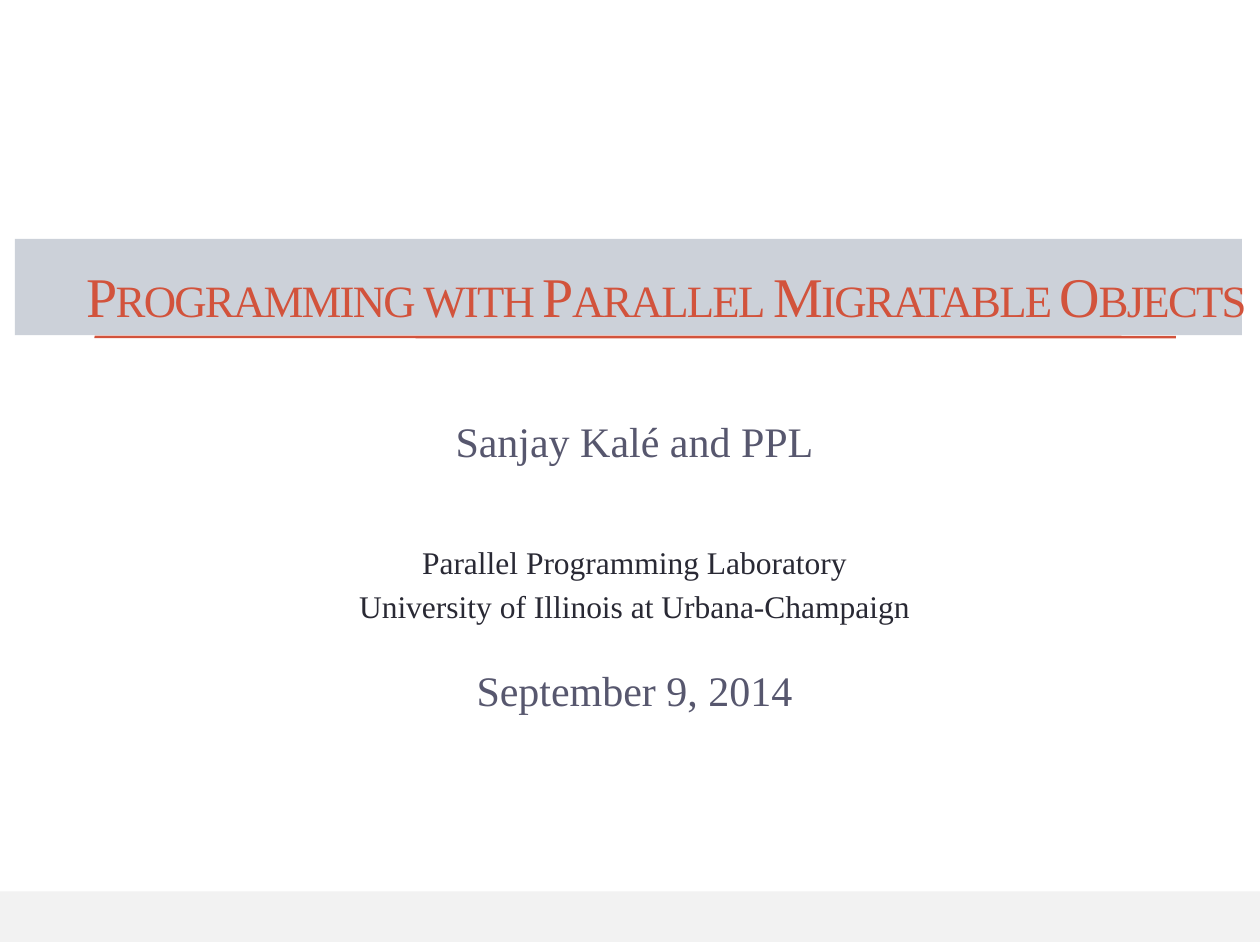
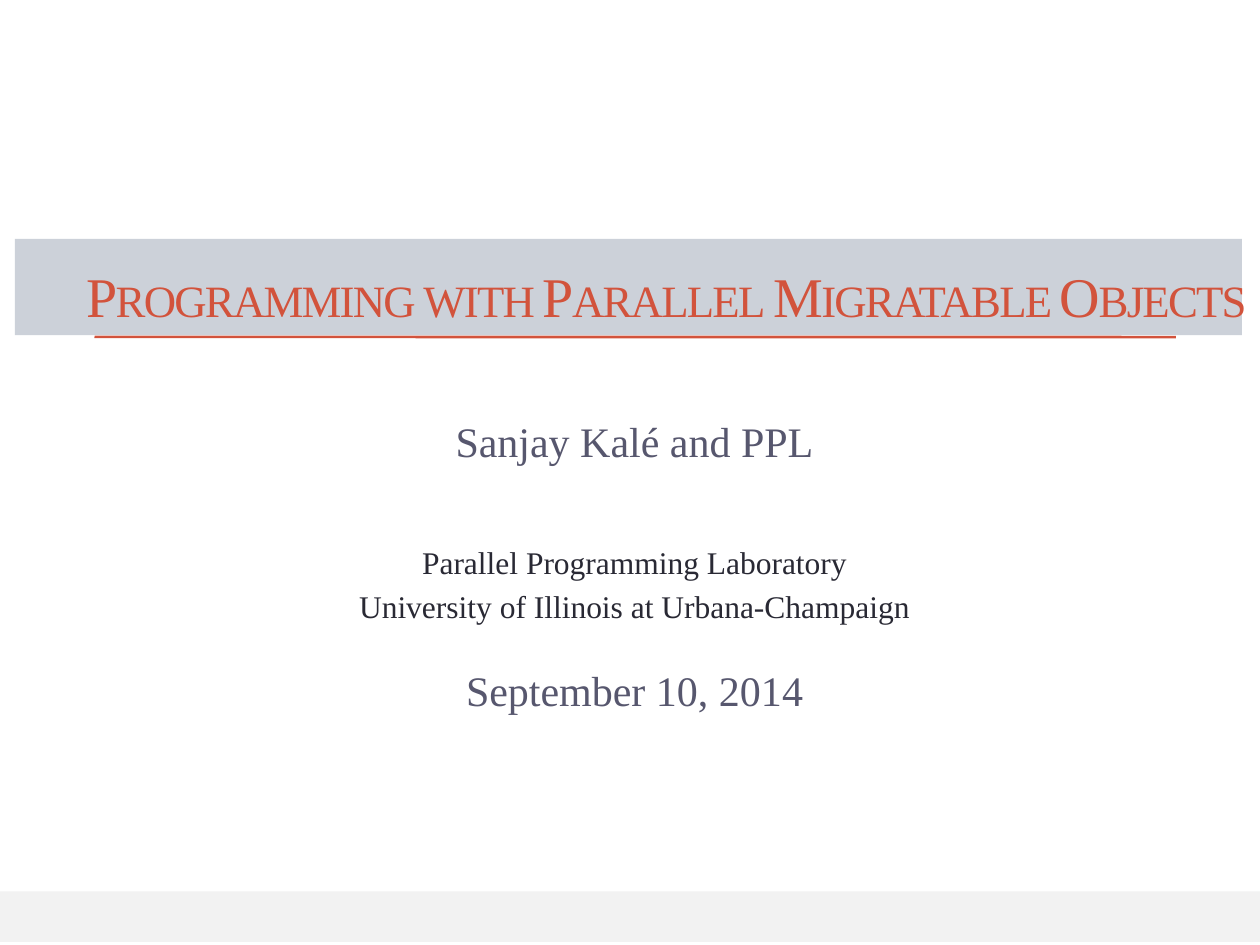
Before and after one commit to UIUC-PPL/charm_tutorial, a slide deck: slide 1 of tutorial-01-intro.pptx. Drawn at 1260x945 pixels with LibreOffice and Linux fonts; fonts in the diff are those of the drawing. Boxes give left, top, right and bottom in pixels: in the first picture for what was removed or moved away, otherwise in the second. Text is boxed around its words. In the diff, an @@ line names an element or a change of style, - is before the commit and + after.

```diff
--- a/tutorial-01-intro.pptx
+++ b/tutorial-01-intro.pptx
@@ text at bbox=[466, 677, 803, 715]: text changed @@
-September 9, 2014
+September 10, 2014
```
Also in this commit, not shown: 16 other slides changed.
